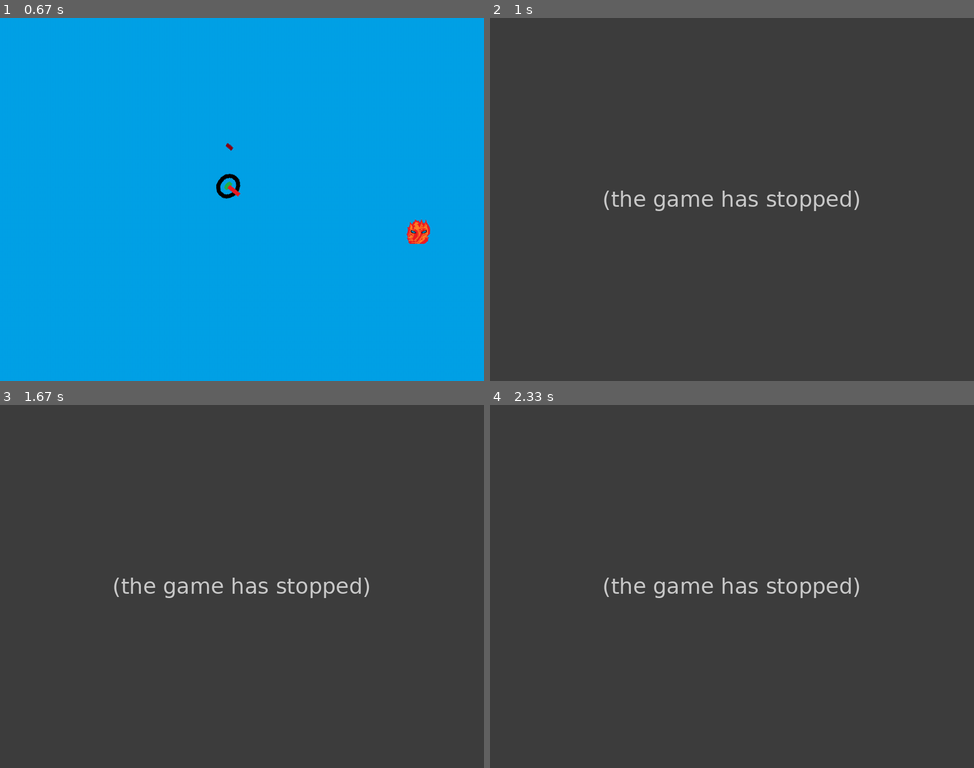
Above: before the commit, frames 1-4 (two rows, left to right).
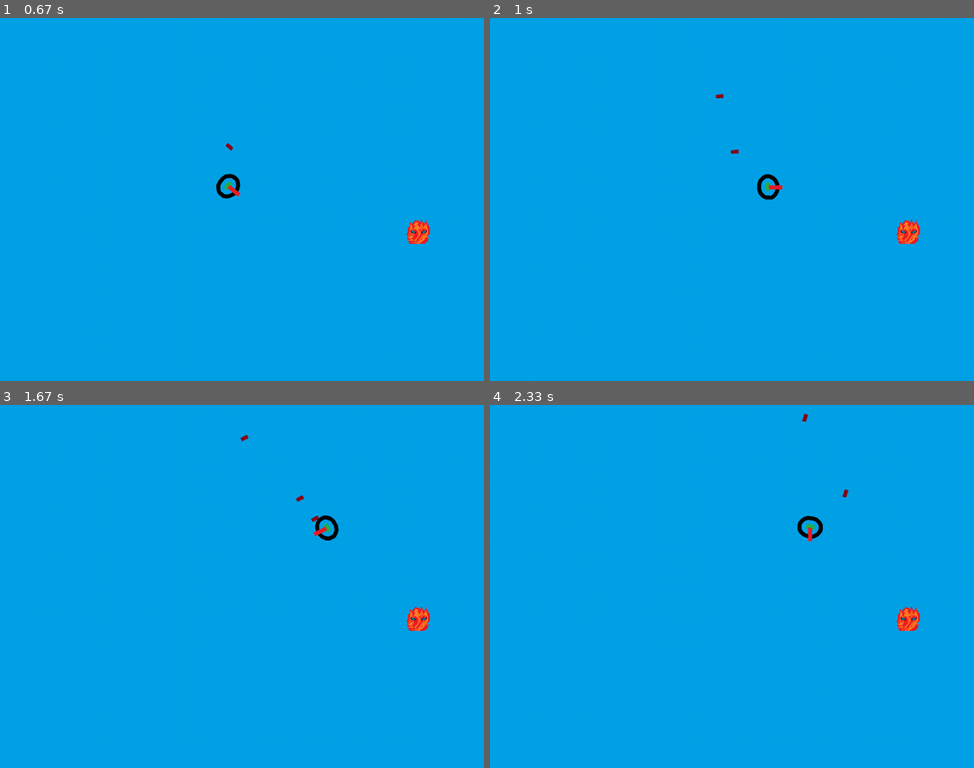
Above: after the commit, the same moments.

Repository: tuutut22/first-pygame
Game: pygame game, started from balloon_game/main.py
Same seed, same stepped clock (60 frames per second), same inputs: the game is played once before the commit and once after it.
Inputs (mouse positions are in pixels of both pictures, inside the frame that each line leads up to):
- Up to frame 1 (0.67 s): click (242, 199) at 0.38 s
- Up to frame 2 (1 s): hold D from 0.67 s (still down); click (886, 188) at 0.75 s
- Up to frame 3 (1.67 s): release D at 1.13 s; hold W 1.17-1.47 s; click (242, 608) at 1.25 s; hold D from 1.5 s (still down); click (125, 590) at 1.58 s
- Up to frame 4 (2.33 s): release D at 1.97 s; hold A from 2 s (still down); click (780, 666) at 2.08 s

Frame 1 is identical in both runs. In frame 2, 100% of the frame differs, in the area x 0-100%, y 0-100%; in frame 3, 100%; in frame 4, 100%.
Error before the commit: IndexError: list index out of range (main.py line 99); the game stopped at 0.77 s (later frames are placeholders)

Commit message:
first-pygame

Diff:
--- a/balloon_game/main.py
+++ b/balloon_game/main.py
@@ -97,7 +97,7 @@
                         attack_width/2))
             attacks.append([attack_x_pos,attack_y_pos])
             attack_angle = attack_angles[attacknum]
-            attacknum += 12
+            attacknum += 1
             attackrot = pygame.transform.rotate(attack, 276 - attack_angle*57.29)
             print(0+attacknum)
             print(attack_angles)
